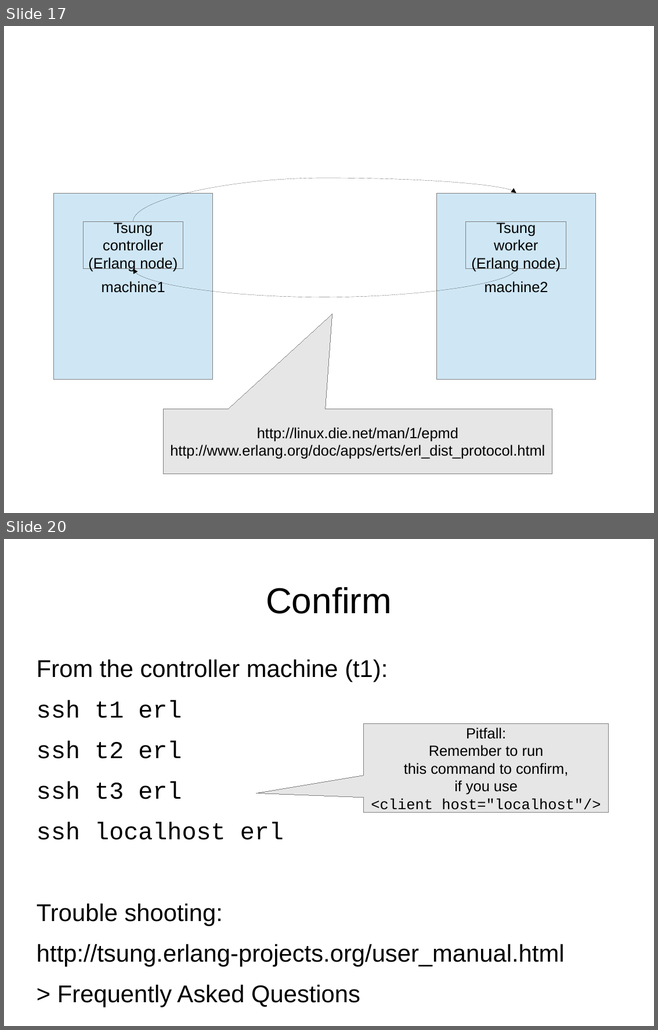
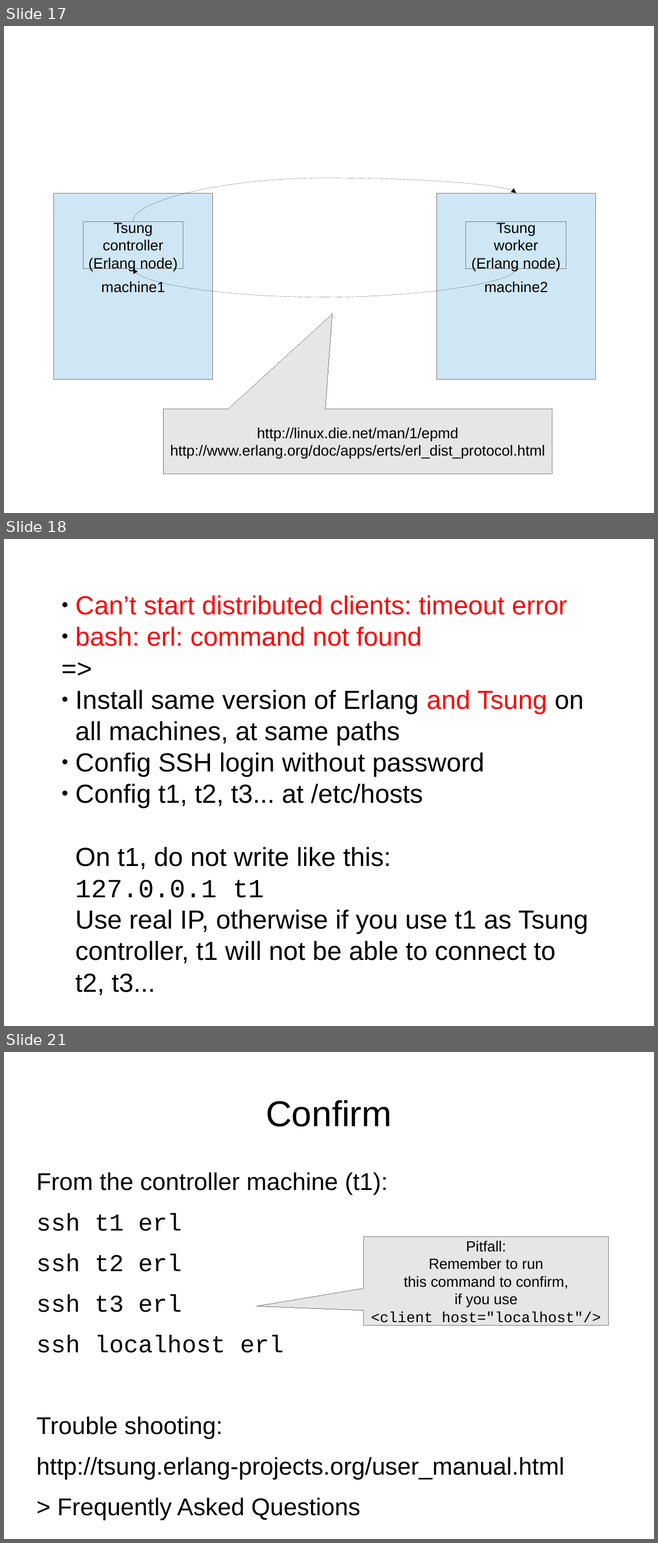
Before and after one commit to ngocdaothanh/tsart, a slide deck: tsung.odp. Shown one above the other, each under a label of ours: slides 17 and 20 before the commit, slides 17, 18 and 21 after it; the slides between them are not shown. The pictures are 658x1030 and 658x1543 pixels, drawn with LibreOffice and Linux fonts; fonts in the diff are those of the drawing. Boxes give left, top, right and bottom in pixels: in the first picture for what was removed or moved away, otherwise in the second. Text is boxed around its words. In the diff, an @@ line names an element or a change of style, - is before the commit and + after.

```diff
--- a/tsung.odp
+++ b/tsung.odp
@@ slide 18 added at box(4, 539, 654, 1026), background #FFFFFF @@
@@ text added at box(75, 595, 587, 964), 32 pt, text #000000 @@
+● Can’t start distributed clients: timeout error
+● bash: erl: command not found
+=>
+● Install same version of Erlang and Tsung on all machines, at same paths
+● Config SSH login without password
+● Config t1, t2, t3... at /etc/hosts
+  On t1, do not write like this:
+  127.0.0.1 t1
+  Use real IP, otherwise if you use t1 as Tsung controller, t1 will not be able to connect to t2, t3...
@@ what was slide 20 is now slide 21 @@
```
Also in this commit, not shown: 2 slides changed.
